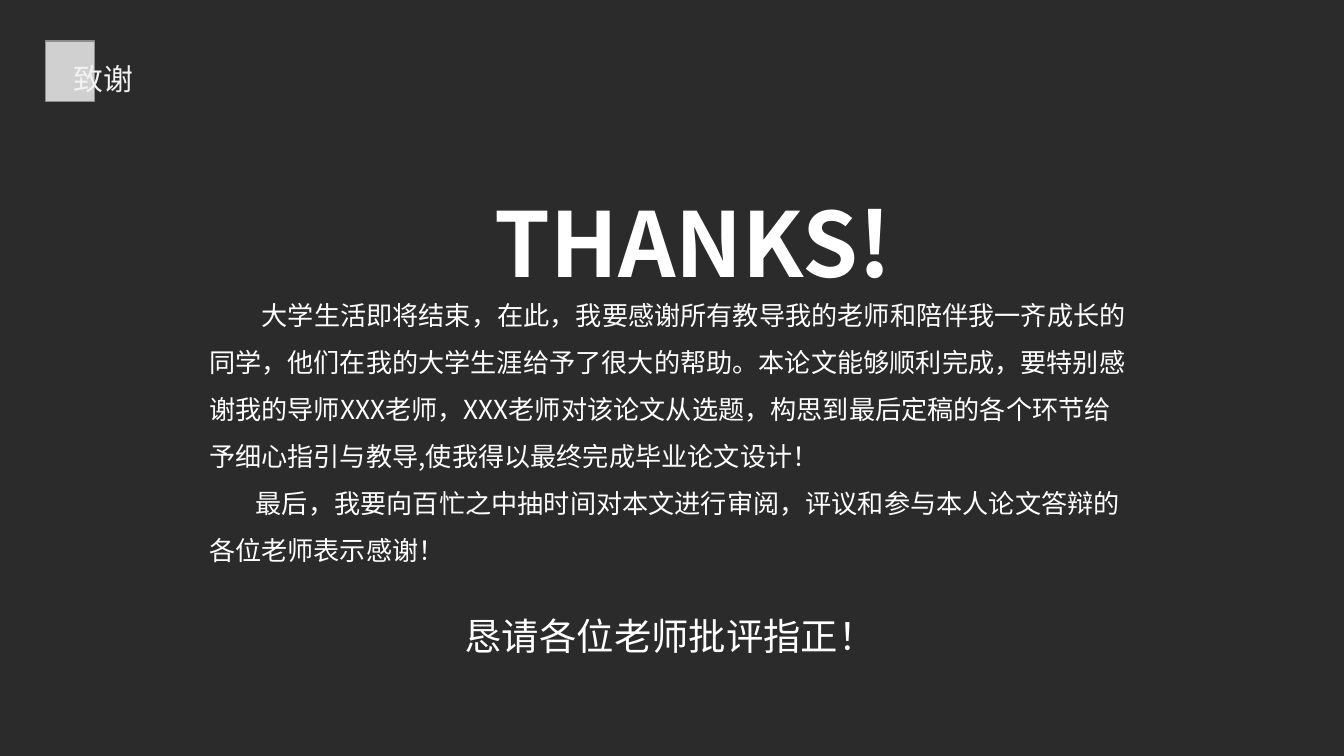
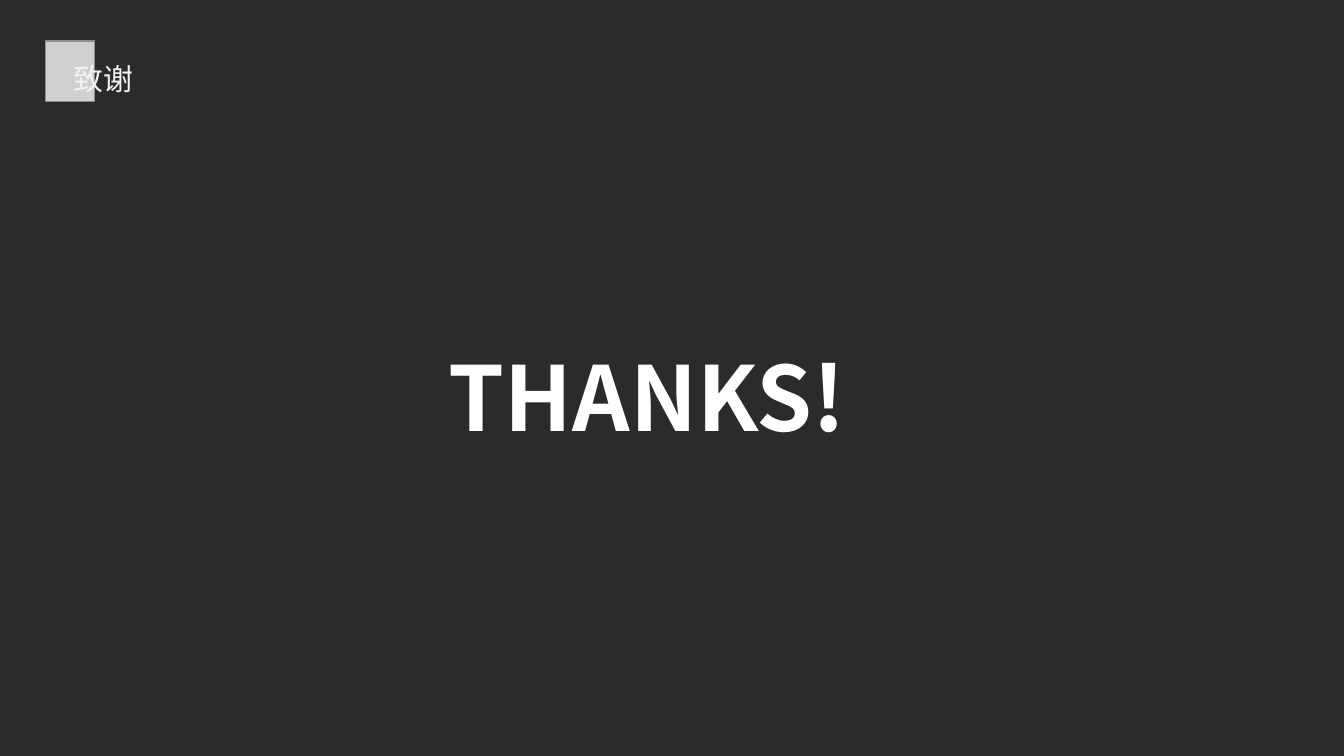
Before and after one commit to windright/ml_refer, a slide deck: slide 27 of 202001/年终总结.pptx. Drawn at 1344x756 pixels with LibreOffice and Linux fonts; fonts in the diff are those of the drawing; grey boxes stand for pictures; background and template pictures are left out; a plain dark background stands for a picture behind light text. Boxes give left, top, right and bottom in pixels: in the first picture for what was removed or moved away, otherwise in the second. Text is boxed around its words. In the diff, an @@ line names an element or a change of style, - is before the commit and + after.

```diff
--- a/202001/年终总结.pptx
+++ b/202001/年终总结.pptx
@@ text "THANKS!" moved from (x1=494, y1=209, x2=891, y2=279) to (x1=449, y1=363, x2=846, y2=433) @@
@@ text removed at (x1=209, y1=303, x2=1126, y2=563) @@
-大学生活即将结束，在此，我要感谢所有教导我的老师和陪伴我一齐成长的同学，他们在我的大学生涯给予了很大的帮助。本论文能够顺利完成，要特别感谢我的导师XXX老师，XXX老师对该论文从选题，构思到最后定稿的各个环节给予细心指引与教导,使我得以最终完成毕业论文设计！
-最后，我要向百忙之中抽时间对本文进行审阅，评议和参与本人论文答辩的各位老师表示感谢！
@@ text removed at (x1=464, y1=618, x2=875, y2=653) @@
-恳请各位老师批评指正！
```
Also in this commit, not shown: 2 other slides changed, 2 slides removed.
